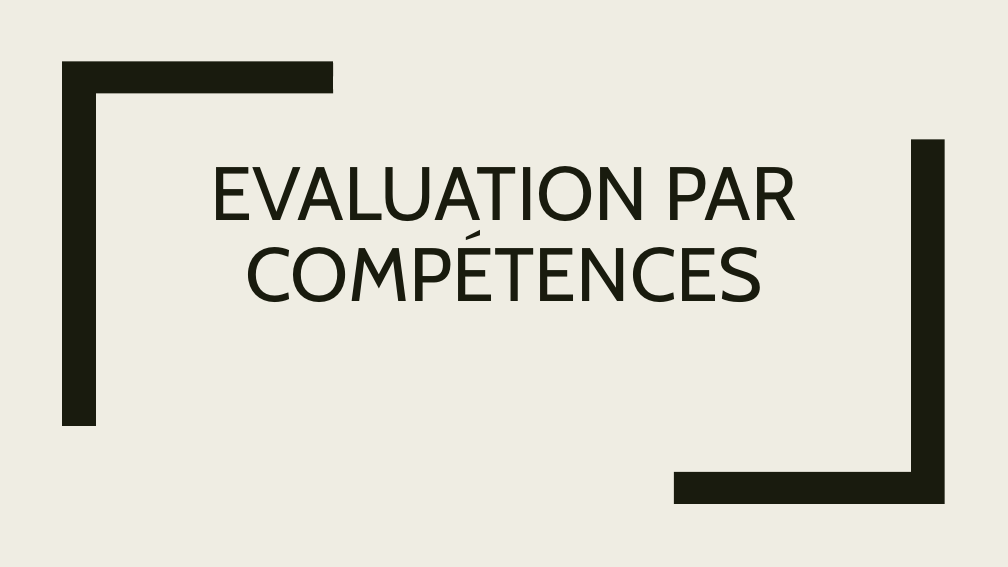
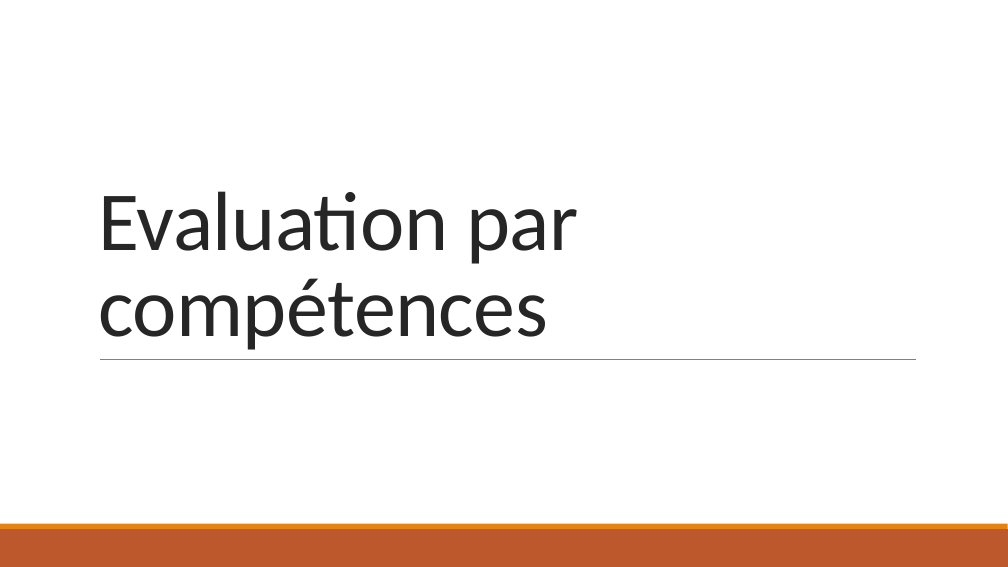
Before and after one commit to xpessoles/EvaluationCompetences, a slide deck: slide 1 of EvaluationParCompetences.pptx. Drawn at 1008x567 pixels with LibreOffice and Linux fonts; fonts in the diff are those of the drawing. Boxes give left, top, right and bottom in pixels: in the first picture for what was removed or moved away, otherwise in the second. Text is boxed around its words. In the diff, an @@ line names an element or a change of style, - is before the commit and + after.

```diff
--- a/EvaluationParCompetences.pptx
+++ b/EvaluationParCompetences.pptx
@@ background #EFEDE3 to #FFFFFF @@
@@ freeform shape removed at box(62, 61, 333, 426) @@
@@ freeform shape removed at box(675, 139, 945, 504) @@
@@ title at box(98, 191, 579, 350): text changed; size 72 to 80 pt; font Cabin to Calibri; text colour #191B0E to #262626 @@
-EVALUATION PAR COMPÉTENCES
+Evaluation par compétences
@@ line added from (100, 359) to (917, 359), #808080 0.5 pt @@
@@ rectangle added at box(0, 529, 1008, 567), fill #BD582C @@
@@ rectangle added at box(0, 524, 1008, 529), fill #E48312 @@
```
Also in this commit, not shown: 18 other slides changed, 7 other files.
